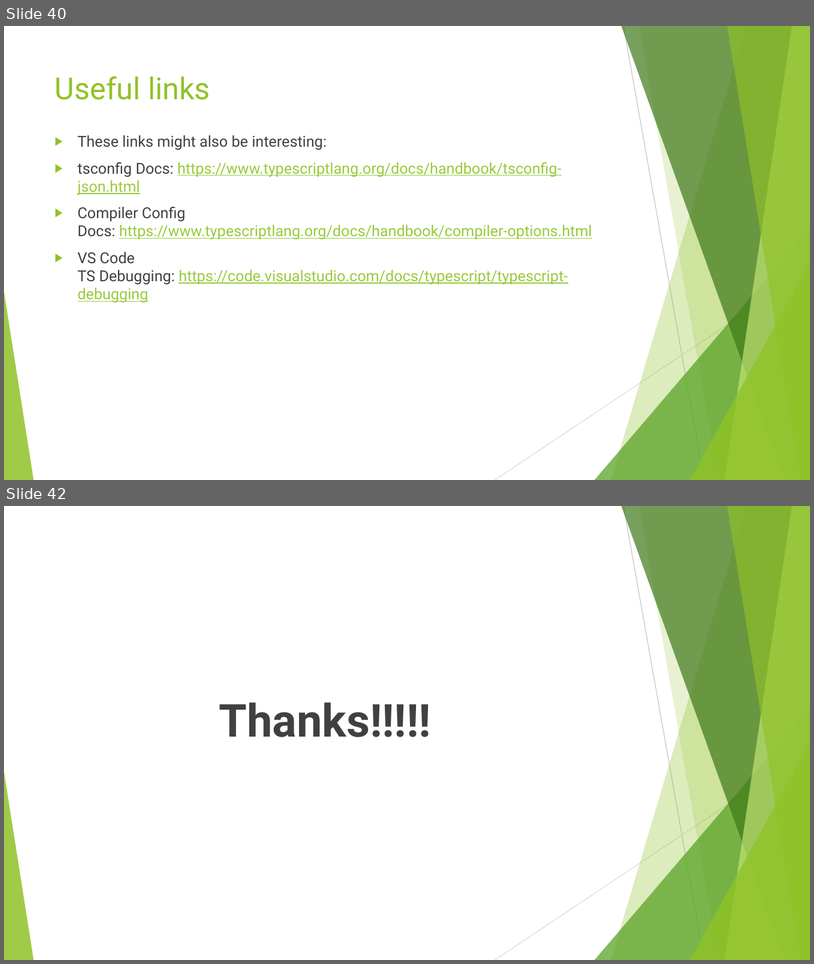
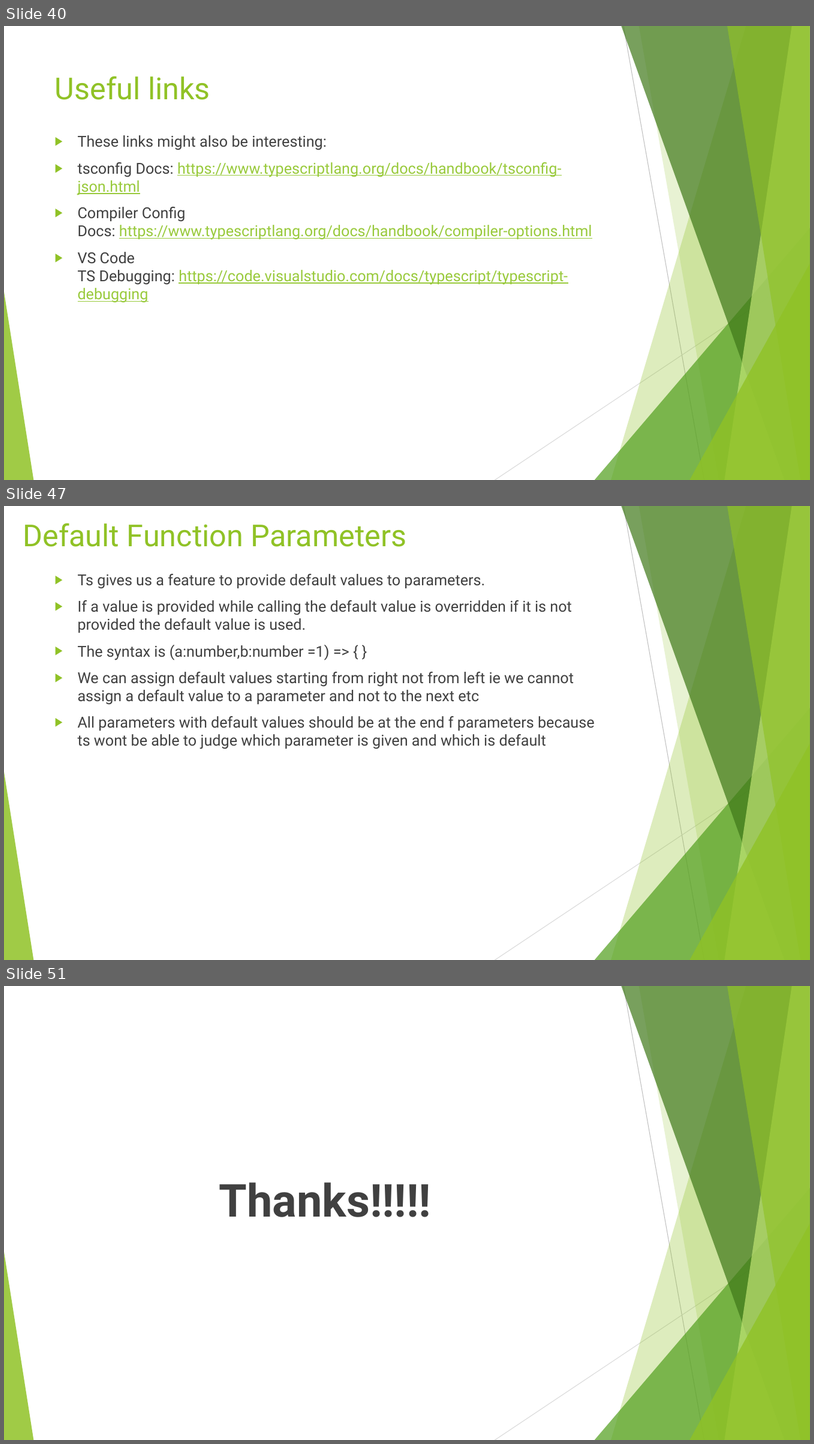
Before and after one commit to rudhrainfogain/TypeScript, a slide deck: PPT/TypeScriptv4.pptx. Shown one above the other, each under a label of ours: slides 40 and 42 before the commit, slides 40, 47 and 51 after it; the slides between them are not shown. The pictures are 814x964 and 814x1444 pixels, drawn with LibreOffice and Linux fonts; fonts in the diff are those of the drawing. Boxes give left, top, right and bottom in pixels: in the first picture for what was removed or moved away, otherwise in the second. Text is boxed around its words. In the diff, an @@ line names an element or a change of style, - is before the commit and + after.

Commit message:
NextGenJsAndTs completed

```diff
--- a/PPT/TypeScriptv4.pptx
+++ b/PPT/TypeScriptv4.pptx
@@ slide 47 added at (4,506,810,960), background #FFFFFF; not listed: 10 template elements that a slide beside it also shows @@
@@ title added at (23,523,407,547), 36 pt, text #90C226 @@
+Default Function Parameters
@@ text added at (78,574,595,749), 18 pt, text #404040 @@
+▶ Ts gives us a feature to provide default values to parameters.
+▶ If a value is provided while calling the default value is overridden if it is not provided the default value is used.
+▶ The syntax is (a:number,b:number =1) => { }
+▶ We can assign default values starting from right not from left ie we cannot assign a default value to a parameter and not to the next etc
+▶ All parameters with default values should be at the end f parameters because ts wont be able to judge which parameter is given and which is default
@@ what was slide 42 is now slide 51 @@
```
Also in this commit, not shown: 3 slides changed, 8 other slides added, 4 other files.
